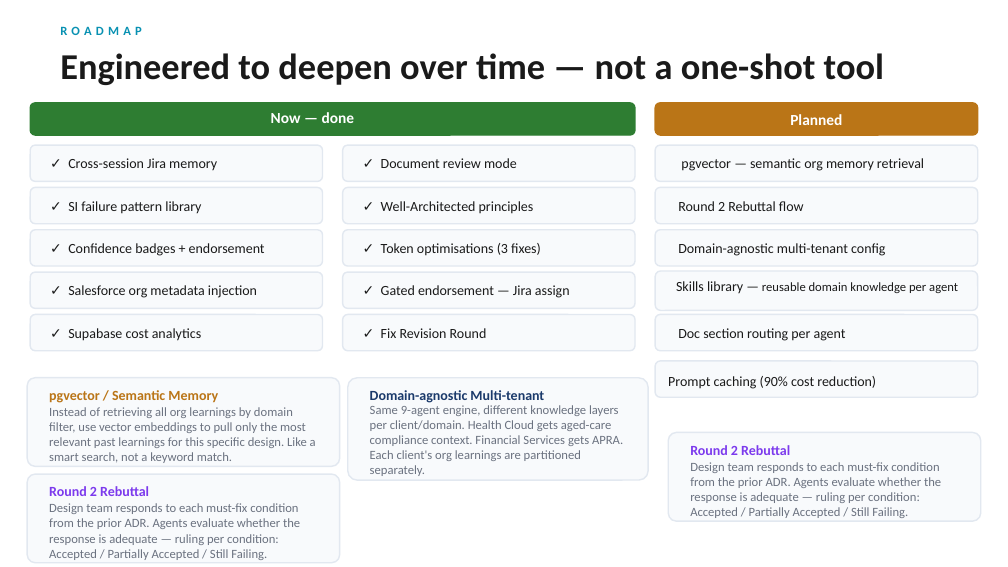
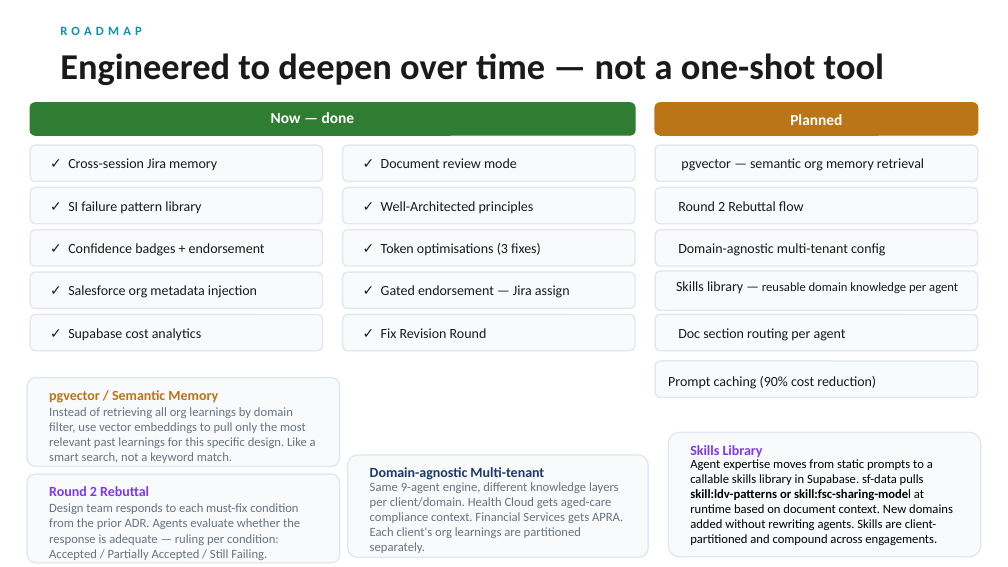
Before and after one commit to pganapathineedi/arboard, a slide deck: slide 15 of ARBoard_v8_6.pptx (slide 14 before the commit). Drawn at 1008x567 pixels with LibreOffice and Linux fonts; fonts in the diff are those of the drawing. Boxes give left, top, right and bottom in pixels: in the first picture for what was removed or moved away, otherwise in the second. Text is boxed around its words. In the diff, an @@ line names an element or a change of style, - is before the commit and + after.

Commit message:
feat: episodic memory, 3 new skill files, Judge try/catch, debug logs, deck v9

```diff
--- a/ARBoard_v8_6.pptx
+++ b/ARBoard_v8_6.pptx
@@ rounded rectangle: place and size @@
-rounded rectangle at bbox=[668, 432, 981, 521]
+rounded rectangle at bbox=[668, 432, 981, 556]
@@ text at bbox=[690, 445, 763, 457]: text changed @@
-Round 2 Rebuttal
+Skills Library
@@ rounded rectangle: place and size @@
-rounded rectangle at bbox=[348, 378, 648, 480]
+rounded rectangle at bbox=[348, 455, 648, 556]
@@ text "Domain-agnostic Multi-tenant": place and size @@
-text "Domain-agnostic Multi-tenant" at bbox=[370, 390, 544, 403]
+text "Domain-agnostic Multi-tenant" at bbox=[370, 467, 544, 480]
@@ text at bbox=[690, 459, 953, 545]: text changed; text colour #6B7280 to #000000 @@
-Design team responds to each must-fix condition from the prior ADR. Agents evaluate whether the response is adequate — ruling per condition: Accepted / Partially Accepted / Still Failing.
+Agent expertise moves from static prompts to a callable skills library in Supabase. sf-data pulls skill:ldv-patterns or skill:fsc-sharing-model at runtime based on document context. New domains added without rewriting agents. Skills are client-partitioned and compound across engagements.
@@ text "Same 9-agent engine, different knowledge ...": place and size @@
-text "Same 9-agent engine, different knowledge ..." at bbox=[370, 405, 623, 476]
+text "Same 9-agent engine, different knowledge ..." at bbox=[370, 482, 623, 553]
```
Also in this commit, not shown: 1 slide added, 13 other files.
